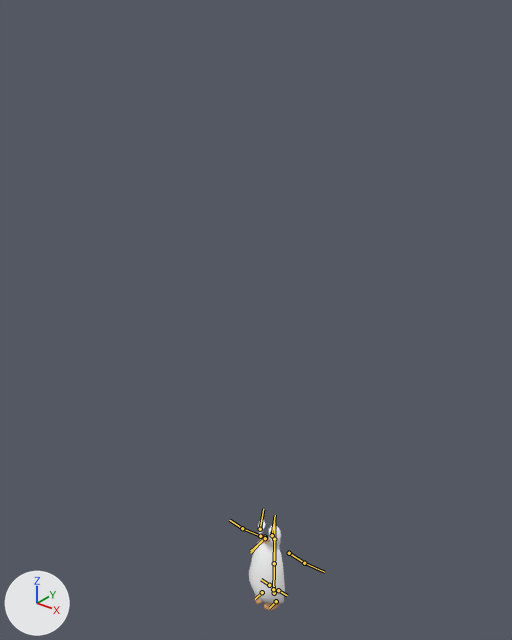
Renders of the FBX model Assets/1_Game/Models/penguin/tall_penguin_igloo_animation_Wmodel.fbx from each side of a commit.
The view is the same before and after, from a 50 mm camera at (1.73, -2.33, 3.09) aimed at (-0.15, 0.03, 1.63). Arrows for +X, +Y and +Z are at lower left; the lights stay in place. The bones that bend it are drawn over the model as lines.

In view in the first picture: 'penguin.005'.
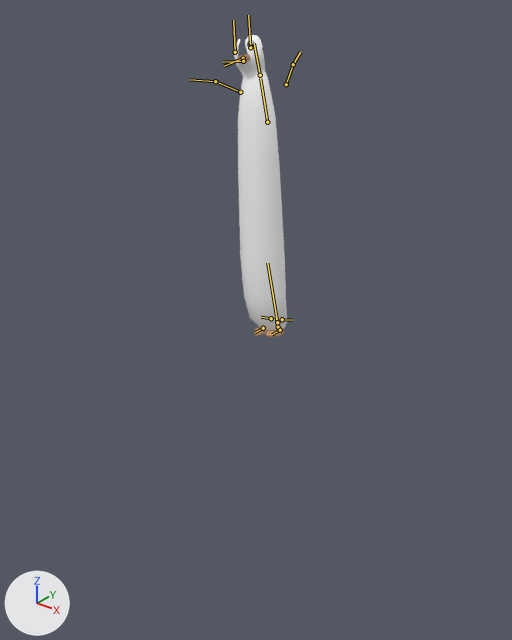
The newer file adds an action. The first version stands in its rest pose; the second is drawn at frame 13 of the action 'jump'.

Changed parts and their boxes [x1, y1, x2, y2] in the pictures (512 x 640 px):
'penguin.005', posed: before [249, 519, 285, 610]; after [234, 35, 287, 337]
bone 'Root', root to tip: before (274, 593) to (274, 586); after (278, 327) to (276, 316)
bone 'Spine_1', root to tip: before (273, 589) to (274, 551); after (277, 322) to (267, 263)
bone 'Head', root to tip: before (274, 539) to (274, 521); after (260, 75) to (254, 43)
bone 'Spine_2', root to tip: before (274, 563) to (274, 540); after (267, 122) to (260, 78)
bone 'Uarm.L', root to tip: before (289, 553) to (304, 563); after (286, 84) to (293, 64)
bone 'Uarm.R', root to tip: before (260, 536) to (242, 528); after (240, 92) to (215, 81)

The change in detail:
Bone 'Root' (bone_root) moves from (0.0, 0.0, 0.0) to (0.0, 1.651, 0.0).
Bone 'Root' (bone_root) turns from (0, 0, 0) to (0, 0, 12) degrees about its own x, y and z.
Bone 'Spine_1' (bone_spine_1) moves from (0.0, 0.0, 0.0) to (0.0, 1.651, 0.0).
Bone 'Spine_1' (bone_spine_1) turns from (0, 0, 0) to (0, 0, 13) degrees about its own x, y and z.
Bone 'Head' (bone_head) moves from (0.0, 0.0, 0.0) to (0.129, 0.689, 0.0).
Bone 'Head' (bone_head) turns from (0, 0, 0) to (0, 0, 3) degrees about its own x, y and z.
Bone 'Spine_2' (bone_spine_2) moves from (0.0, 0.0, 0.0) to (0.128, 0.685, 0.0).
Bone 'Uarm.L' (bone_uarm_l) moves from (0.0, 0.0, 0.0) to (0.009, 0.02, -0.003).
Bone 'Uarm.L' (bone_uarm_l) turns from (0, 0, 0) to (109, -73, -79) degrees about its own x, y and z.
Bone 'Uarm.R' (bone_uarm_r) moves from (0.0, 0.0, 0.0) to (-0.009, 0.02, -0.003).
Bone 'Uarm.R' (bone_uarm_r) turns from (0, 0, 0) to (110, 73, 79) degrees about its own x, y and z.
